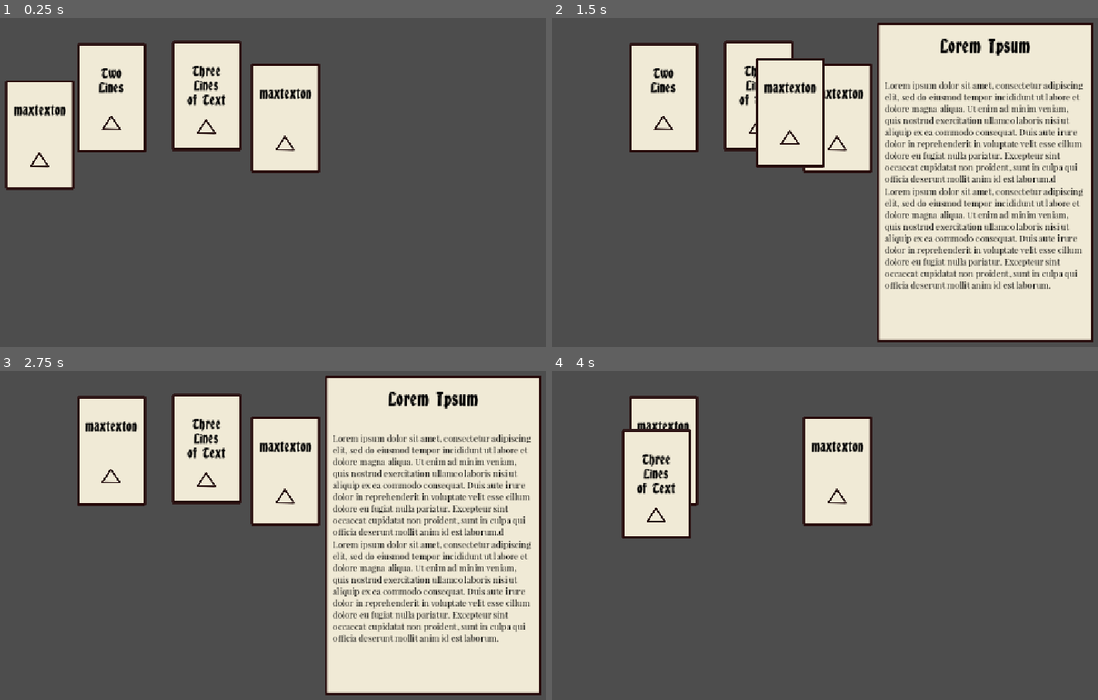
Above: before the commit, frames 1-4 (two rows, left to right).
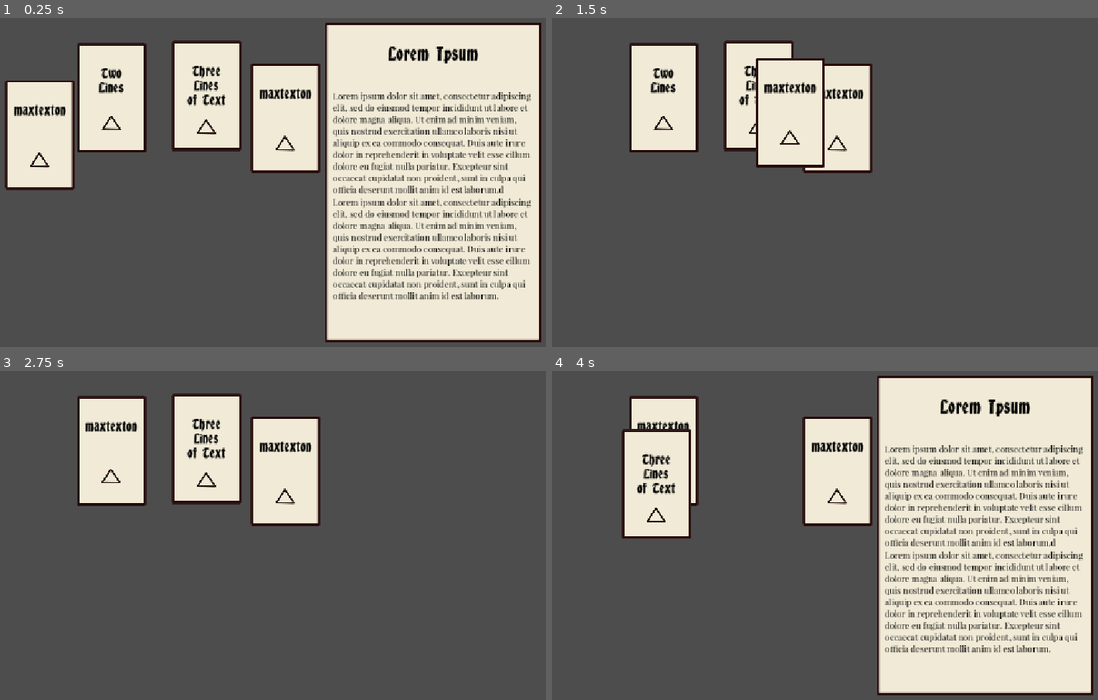
Above: after the commit, the same moments.

Repository: Ytlander/timeline-stories
Game: Godot game, scene res://Scenes/main.tscn
The game is run twice, just before and just after one commit, with the same random seed, the same clock (stepped at 60 frames per second) and the same inputs.
Inputs (mouse positions are in pixels of both pictures, inside the frame that each line leads up to):
- Up to frame 1 (0.25 s): no input
- Up to frame 2 (1.5 s): tap Enter (ui_accept) at 0.5 s; drag from (590, 133) to (835, 116) at 0.52 s; drag from (835, 116) to (661, 96) at 1.27 s
- Up to frame 3 (2.75 s): press the mouse at (109, 449) at 2.03 s
- Up to frame 4 (4 s): release the mouse at (661, 449) at 2.75 s; tap Enter (ui_accept) at 2.75, 3.77 s; drag from (759, 446) to (655, 482) at 2.77 s; move the mouse to (1027, 588) at 3.52 s; press the mouse at (1027, 588) at 3.53 s

The runs differ from the first frame. In frame 1, 38% of the frame differs, in the area x 59-100%, y 1-99%; in frame 2, 38%; in frame 3, 38%; in frame 4, 38%.

Commit message:
change margins
I changed the margins and the spacer on the text box. It's now a fixed space and margin of 35 px. I don't know if this is smart though when it comes to scaling.

Diff:
--- a/Scenes/main.tscn
+++ b/Scenes/main.tscn
@@ -35,7 +35,6 @@
 [node name="CanvasLayer" type="CanvasLayer" parent="."]
 
 [node name="EventText" type="PanelContainer" parent="CanvasLayer"]
-visible = false
 anchors_preset = 11
 anchor_left = 1.0
 anchor_right = 1.0
@@ -52,7 +51,7 @@
 [node name="MarginContainer" type="MarginContainer" parent="CanvasLayer/EventText"]
 layout_mode = 2
 theme_override_constants/margin_left = 10
-theme_override_constants/margin_top = 25
+theme_override_constants/margin_top = 35
 theme_override_constants/margin_right = 10
 theme_override_constants/margin_bottom = 25
 
@@ -67,10 +66,11 @@
 text = "Lorem Ipsum"
 scroll_active = false
 horizontal_alignment = 1
+vertical_alignment = 1
 
 [node name="spacer" type="Control" parent="CanvasLayer/EventText/MarginContainer/VBoxContainer"]
+custom_minimum_size = Vector2(0, 35)
 layout_mode = 2
-size_flags_vertical = 3
 
 [node name="Text" type="RichTextLabel" parent="CanvasLayer/EventText/MarginContainer/VBoxContainer"]
 layout_mode = 2
